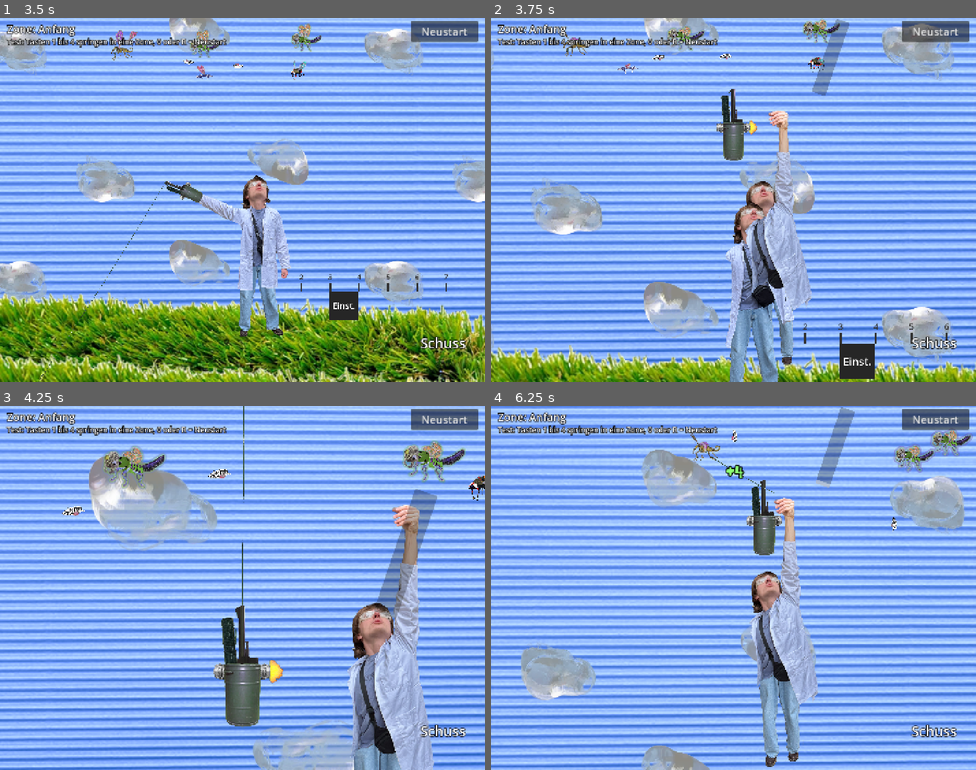
Above: before the commit, frames 1-4 (two rows, left to right).
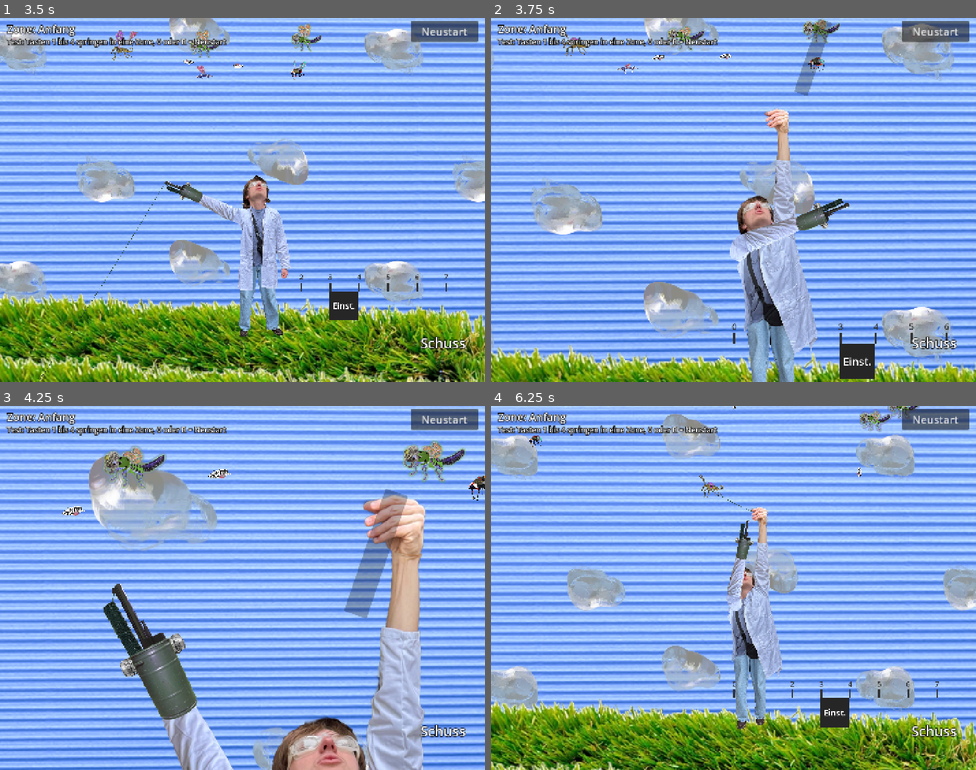
Above: after the commit, the same moments.

Repository: Philipp-Mallmann/fliegen-sind-aliens
Game: Godot game, scene res://szenen/spiel.tscn
The game is run twice, just before and just after one commit, with the same random seed, the same clock (stepped at 60 frames per second) and the same inputs.
Inputs (mouse positions are in pixels of both pictures, inside the frame that each line leads up to):
- Up to frame 1 (3.5 s): tap Enter at 0.5 s; move the mouse to (349, 181) at 0.52 s; hold D (rechts) 0.53-1.25 s; tap Space (schiessen) at 0.6, 2.1 s; click (349, 181) at 0.67 s; drag from (145, 218) to (218, 272) at 1.27 s; move the mouse to (291, 119) at 2.02 s; hold D (rechts) 2.03-2.75 s; drag from (218, 272) to (97, 145) at 2.77 s
- Up to frame 2 (3.75 s): move the mouse to (879, 254) at 3.52 s; hold A (links) from 3.53 s (still down); tap 1 at 3.6 s
- Up to frame 3 (4.25 s): keep holding A (links); tap Space (schiessen) at 3.8 s
- Up to frame 4 (6.25 s): release A (links) at 4.25 s; drag from (588, 533) to (660, 497) at 4.27 s; move the mouse to (757, 588) at 5.02 s; hold A (links) 5.03-5.75 s; tap R (neustart) at 5.1 s; click (757, 588) at 5.17 s; tap Space (schiessen) at 5.3 s; drag from (660, 497) to (636, 606) at 5.77 s

Frame 1 is identical in both runs. In frame 2, 8.8% of the frame differs, in the area x 45-74%, y 0-100%; in frame 3, 18%; in frame 4, 84%, in the area x 0-100%, y 0-100%.

Commit message:
Abheben: Draht ohne Luecke, laenger haengen ueber der Wiese, Zoom auf den Arm, Kanone kommt von unten
Co-Authored-By: Claude Fable 5.2 <noreply@anthropic.com>

Diff:
--- a/skripte/spiel.gd
+++ b/skripte/spiel.gd
@@ -26,9 +26,12 @@
 @export var koerper_einflug: float = 1600.0
 # Welcher Anteil des Absturzes fuer das Hereinkommen gebraucht wird. Genauso lang dauert am Ende das Hinausgehen.
 @export var koerper_anteil: float = 0.3
-# Wie gross der haengende Forscher im Flug ist. In der Totale ist er 0.935 gross, oben in der Ecke etwas kleiner,
-# damit der Aermel nicht ganz unten in der Ecke endet.
-@export var hand_groesse: float = 0.7
+# Wie gross der haengende Forscher im Flug ist. In der Totale ist er 0.935 gross. Im Flug ist auf seinen Arm herangezoomt:
+# Bei 1.9 sieht man nur Hand, Unterarm und ein Stueck Aermel, der Kopf liegt knapp unter dem unteren Bildrand.
+@export var hand_groesse: float = 1.9
+# Wie lange die Kanone braucht, um von unten ins Bild zu kommen, in Sekunden, und wie tief sie davor steht, in Pixeln.
+@export var kanone_dauer: float = 0.4
+@export var kanone_tiefe: float = 450.0
 
 # Die Flugkraft aller Fliegen, die oben im Faecher haengen.
 var flugkraft: int = 0
@@ -46,6 +49,10 @@
 var koerper_unten: float = 0.0
 # Die Fahrt des fallenden Forschers ins Bild und wieder hinaus. null heisst: Es gab noch keine.
 var koerperfahrt: Tween = null
+# true heisst: Die Kanone des Spiels ist von unten ins Bild gekommen. Vorher ist sie unsichtbar.
+var kanone_da: bool = false
+# Die Fahrt der Hand in die Ecke oben rechts. null heisst: Es gab noch keine.
+var einzug: Tween = null
 
 
 func _ready() -> void:
@@ -70,6 +77,10 @@
 
 
 func _process(delta: float) -> void:
+	# Die Fahrt der Hand wird hier von Hand weitergestellt (wie der Ablauf in start_totale.gd): Dieses Skript
+	# ist als erstes dran, also stehen Hand und Nadel schon richtig, wenn die Nadel danach ihren Draht spannt.
+	if einzug != null and einzug.is_valid():
+		einzug.custom_step(delta)
 	if wackel_zeit > 0.0:
 		wackel_zeit -= delta
 		$Kanone/Kamera.position = Vector2(randf_range(-1.0, 1.0), randf_range(-1.0, 1.0)) * wackel_staerke
@@ -85,35 +96,49 @@
 	wackel_zeit = dauer
 
 
-# Das Ende der Totale: Die Figur gibt ab, ab jetzt faehrt und schiesst die Kanone, und die Hindernisse kommen.
-func losgehen() -> void:
-	$Kanone/Figur.ausschalten()
-	$Kanone/Arm.visible = true
+# Das Ende der Totale: Die Kamera faehrt nach oben und zoomt auf den Arm des haengenden Forschers.
+# Sein Kanonenarm schwenkt dabei weg. Erst wenn die Hand oben rechts sitzt, kommt die Kanone des Spiels von unten.
+# nadel ist die Nadel mit der ersten Fliege. null heisst: Es gibt keine (Testsprung).
+func losgehen(nadel: Node2D = null) -> void:
 	$Kanone/RechteHand.visible = true
-	$Kanone.set_process(true)
-	$Hindernisse.set_process(true)
 	$Musik.laut()
-	hand_in_die_ecke()
-
-
-# Waehrend die Kamera nach oben faehrt und heranzoomt, gleitet die Hand mit dem Forscher in die Ecke oben rechts
-# (an den Griff, wo die Faeden haengen) und wird dabei etwas kleiner. Der Koerper haengt darunter und verlaesst das Bild.
-func hand_in_die_ecke() -> void:
+	$Kanone/Figur.wegschwenken(steigdauer)
 	var haenger: Node2D = $Kanone/Haenger
 	haenger.visible = true
 	if not haenger.pendelt:
 		haenger.anstossen()
-	var hand: Tween = create_tween()
-	hand.set_parallel(true)
-	hand.tween_property(haenger, "position", $Kanone/Griff.position, steigdauer)
-	hand.tween_property(haenger.get_node("Inhalt"), "scale", Vector2.ONE * hand_groesse, steigdauer)
+	# Die Hand gleitet an den Griff oben rechts (dort haengen die Faeden), und der Forscher wird so gross,
+	# dass nur noch sein Arm im Bild ist. Das dauert so lange wie die Kamerafahrt.
+	einzug = create_tween()
+	einzug.pause()
+	einzug.tween_property(haenger, "position", $Kanone/Griff.position, steigdauer)
+	einzug.parallel().tween_property(haenger.get_node("Inhalt"), "scale", Vector2.ONE * hand_groesse, steigdauer)
+	if nadel != null:
+		$Kanone/Uebergabe.erste(nadel, einzug, steigdauer)
+	einzug.tween_callback(kanone_kommt)
+
+
+# Die Hand sitzt: Der Kanonenarm der Figur ist weg, die Kanone des Spiels kommt von unten in die Mitte.
+func kanone_kommt() -> void:
+	$Kanone/Figur.ausschalten()
+	kanone_da = true
+	$Kanone/Arm.position.y = kanone_tiefe
+	$Kanone/Arm.visible = true
+	var hoch: Tween = create_tween()
+	hoch.tween_property($Kanone/Arm, "position:y", 0.0, kanone_dauer)
+	hoch.tween_callback(spielen)
+
+
+# Die Kanone steht: Ab jetzt faehrt und schiesst sie, und die Hindernisse kommen.
+func spielen() -> void:
+	$Kanone.set_process(true)
+	$Hindernisse.set_process(true)
 
 
 # Wird von der Figur gerufen, wenn die Einstiegs-Sequenz nach dem ersten Treffer vorbei ist. Mit dabei: die Nadel mit der Fliege.
 # Ihr Draht steckt schon in der Hand des Forschers (start_totale.gd, in_der_hand).
 func erster_fang(nadel: Node2D) -> void:
-	losgehen()
-	$Kanone/Uebergabe.starten(nadel)
+	losgehen(nadel)
 
 
 func fliege_zaehlen(dazu: int) -> void:
@@ -219,7 +244,8 @@
 	$Kanone/Aufstehen.stop()
 	$Kanone/Aufstehen.visible = false
 	$Kanone/Figur.visible = true
-	$Kanone/Arm.visible = true
+	# Die Kanone gibt es erst, wenn sie nach dem ersten Fang von unten gekommen ist.
+	$Kanone/Arm.visible = kanone_da
 	$Bedienung/Absturz.visible = false
 	# Nach dem ersten Treffer haengt der Forscher wieder an der Hand (beim ersten Fang macht das hand_in_die_ecke).
 	if not $Kanone/Figur.aktiv:
--- a/skripte/start_totale.gd
+++ b/skripte/start_totale.gd
@@ -20,17 +20,20 @@
 @export var kippwinkel: float = 20.0
 # Wie schnell sie kippt, in Grad pro Sekunde.
 @export var kipptempo: float = 80.0
-# Wie lange die Figur nach dem ersten Treffer braucht, um den Arm gerade nach oben zu nehmen, in Sekunden.
-# Danach beginnt sofort das Spiel mit Steigen und Zoom.
+# Wie lange die Figur nach dem ersten Treffer braucht, um ein Stueck abzuheben, in Sekunden.
 @export var einstieg_dauer: float = 0.3
 # Wie hoch die Figur dabei schon abhebt, in Pixeln. 132 ist eine Kopfhoehe.
 @export var abheben: float = 132.0
 # Der Forscher, der am Draht haengt (haengen.gd). Er ersetzt beim ersten Treffer den stehenden Koerper.
 @export var haenger: Node2D
-# Wie lange der Kanonenarm braucht, um den Draht in die Hand zu schwenken, in Sekunden.
+# Wie lange der Kanonenarm braucht, um mit dem Draht zur Hand zu schwenken, in Sekunden.
 @export var schwenk_dauer: float = 0.45
-# Wie weit der Arm dabei ueber die Richtung zur Hand hinaus nach rechts geht, in Grad.
-@export var schwenk_extra: float = 10.0
+# Wie lange der Draht braucht, um von der Kanonenspitze in die Hand zu gleiten, in Sekunden.
+@export var gleit_dauer: float = 0.2
+# Wie lange der Forscher danach noch ganz zu sehen ist, ueber der Wiese haengend, bevor die Kamera heranfaehrt, in Sekunden.
+@export var halte_dauer: float = 0.7
+# Wie weit der Kanonenarm beim Heranfahren nach links unten wegschwenkt, in Grad.
+@export var wegschwenk_winkel: float = 160.0
 
 # true heisst: Man steuert die Figur. false ab dem ersten Treffer.
 var aktiv: bool = true
@@ -48,6 +51,12 @@
 var relativ: Transform2D = Transform2D.IDENTITY
 # Wo die Figur am Anfang steht. Dorthin kommt sie zurueck, wenn sie nicht mehr mitpendelt.
 var start_lage: Transform2D = Transform2D.IDENTITY
+# true heisst: Der Draht haengt noch an der Kanone oder gleitet gerade in die Hand. Dann wird sein Ende in jedem Bild neu gesetzt.
+var haelt_draht: bool = false
+# Wo das Drahtende gerade ist: 0 heisst an der Kanonenspitze, 1 heisst in der Hand, dazwischen unterwegs.
+var halt: float = 0.0
+# Der Ablauf nach dem ersten Treffer. null heisst: Es gab noch keinen.
+var ablauf: Tween = null
 
 
 # Setzt den Arm an den Koerper. Zwei Marker sagen, wo: Schulterpunkt liegt auf dem Koerper an der Schulter,
@@ -64,9 +73,21 @@
 
 
 func _process(delta: float) -> void:
+	# Der Ablauf wird hier von Hand weitergestellt und nicht von Godot selbst. Godot wuerde ihn erst nach allen
+	# _process-Funktionen weiterstellen: Dann waere der Arm schon weiter als der Draht, und man saehe eine Luecke.
+	if ablauf != null and ablauf.is_valid():
+		ablauf.custom_step(delta)
 	# Haengt der Forscher, sitzt die Figur (mit dem Kanonenarm) immer gleich zu ihm und pendelt so mit.
 	if folgt:
 		global_transform = haenger.get_node("Inhalt").global_transform * relativ
+	# Das Drahtende sitzt genau an der Kanonenspitze oder auf dem Weg von dort in die Hand.
+	# Dort, wo der Draht gehalten wird, ist auch der Punkt, um den der Forscher pendelt.
+	if haelt_draht:
+		var spitze: Vector2 = $Schulter/Armbild/Bild/Spitze.global_position
+		var hand: Vector2 = haenger.get_node("Inhalt").global_position
+		var ort: Vector2 = spitze.lerp(hand, halt)
+		kanone.get_node("Fadenpunkt").global_position = ort
+		haenger.drehpunkt_setzen(ort)
 	if not aktiv or wand_offen:
 		return
 	kippen(delta)
@@ -114,53 +135,68 @@
 	erste_nadel = nadel
 	kanone.steigt = true
 	erzeuger.schwarm_aufloesen()
-	var ablauf: Tween = create_tween()
-	ablauf.tween_property(kanone, "position:y", -abheben, einstieg_dauer)
-	ablauf.parallel().tween_property(self, "rotation_degrees", 0.0, einstieg_dauer)
-	ablauf.parallel().tween_property($Schulter, "rotation", 0.0, einstieg_dauer)
-	ablauf.parallel().tween_property(nadel, "rotation", 0.0, einstieg_dauer)
-	ablauf.tween_callback(anhaengen)
-
-
-# Der stehende Koerper wird zum haengenden Forscher. Erst pendelt er um die Kanonenspitze, an der der Draht haengt.
-# Dann schwenkt der Arm nach rechts, der Draht gleitet zwischen Daumen und Finger, und ab da pendelt er um die Hand.
+	# Der Koerper steht ab jetzt gerade. Der Arm behaelt dabei seine Richtung.
+	$Schulter.rotation += rotation
+	rotation = 0.0
+	anhaengen()
+
+
+# Der stehende Koerper wird zum haengenden Forscher, er hebt ein Stueck ab und pendelt.
+# Der Draht bleibt an der Kanonenspitze, waehrend der Arm zur Hand schwenkt. Dann gleitet er in die Hand.
+# Danach haengt der Forscher noch kurz ueber der Wiese, erst dann beginnt das Spiel.
 func anhaengen() -> void:
 	$Koerper.visible = false
 	$Gesicht.visible = false
 	haenger.visible = true
 	relativ = haenger.get_node("Inhalt").global_transform.affine_inverse() * global_transform
 	folgt = true
-	var spitze: Node2D = $Schulter/Armbild/Bild/Spitze
-	var griff: Vector2 = haenger.get_node("Inhalt").global_position
-	haenger.drehpunkt_setzen(spitze.global_position)
+	halt = 0.0
+	haelt_draht = true
+	erste_nadel.anker = kanone.get_node("Fadenpunkt")
 	haenger.anstossen()
-	# Der Draht haengt an einem Punkt, der von der Spitze in die Hand wandert.
-	var faden: Node2D = kanone.get_node("Fadenpunkt")
-	faden.global_position = spitze.global_position
-	erste_nadel.anker = faden
-	var zur_hand: Vector2 = griff - $Schulter.global_position
-	var ziel_winkel: float = zur_hand.angle() + PI / 2.0 + deg_to_rad(schwenk_extra)
-	var schwenk: Tween = create_tween()
-	schwenk.tween_property($Schulter, "rotation", ziel_winkel, schwenk_dauer)
-	schwenk.parallel().tween_property(faden, "global_position", griff, schwenk_dauer)
-	schwenk.tween_callback(in_der_hand)
+	# Die Richtung von der Schulter zur Hand, gemessen in der Figur. Die Figur pendelt mit, darum bleibt sie gleich.
+	var zur_hand: Vector2 = to_local(haenger.get_node("Inhalt").global_position) - $Schulter.position
+	var ziel_winkel: float = $Schulter.rotation + wrapf(zur_hand.angle() + PI / 2.0 - $Schulter.rotation, -PI, PI)
+	ablauf = create_tween()
+	ablauf.pause()
+	ablauf.tween_property($Schulter, "rotation", ziel_winkel, schwenk_dauer)
+	ablauf.parallel().tween_property(kanone, "position:y", -abheben, einstieg_dauer)
+	ablauf.parallel().tween_property(erste_nadel, "rotation", 0.0, einstieg_dauer)
+	ablauf.tween_property(self, "halt", 1.0, gleit_dauer)
+	ablauf.tween_callback(in_der_hand)
+	ablauf.tween_interval(halte_dauer)
+	ablauf.tween_callback(sequenz_fertig)
 
 
 # Der Draht steckt in der Hand: Ab jetzt ist die Hand der Drehpunkt, und der Draht haengt am Forscher.
 func in_der_hand() -> void:
+	haelt_draht = false
 	haenger.drehpunkt_setzen(haenger.get_node("Inhalt").global_position)
 	erste_nadel.anker = haenger
-	sequenz_fertig()
 
 
 func sequenz_fertig() -> void:
 	spielstart.emit(erste_nadel)
 
 
-# Wird von spiel.gd gerufen, wenn das Spiel beginnt: Ihr Arm mit der Kanone verschwindet, sie pendelt nicht mehr mit.
-# An ihrer Stelle sieht man ab jetzt die Kanone des Spiels und den haengenden Forscher.
+# Wird von spiel.gd gerufen, wenn die Kamera heranfaehrt: Der Arm mit der Kanone schwenkt im Bogen nach links unten
+# und verlaesst so das Bild. Die Figur pendelt dabei weiter mit dem Forscher mit.
+func wegschwenken(dauer: float) -> void:
+	aktiv = false
+	$Koerper.visible = false
+	$Gesicht.visible = false
+	if not folgt:
+		relativ = haenger.get_node("Inhalt").global_transform.affine_inverse() * global_transform
+		folgt = true
+	var schwenk: Tween = create_tween()
+	schwenk.tween_property($Schulter, "rotation", $Schulter.rotation - deg_to_rad(wegschwenk_winkel), dauer)
+
+
+# Wird von spiel.gd gerufen, wenn die Kamera angekommen ist: Der Arm mit der Kanone verschwindet, die Figur pendelt nicht mehr mit.
+# Ab jetzt sieht man die Kanone des Spiels und die Hand des haengenden Forschers.
 func ausschalten() -> void:
 	aktiv = false
 	folgt = false
+	haelt_draht = false
 	transform = start_lage
 	$Schulter.visible = false
--- a/skripte/uebergabe.gd
+++ b/skripte/uebergabe.gd
@@ -34,6 +34,26 @@
 		uebergeben()
 
 
+# Der erste Fang aus der Totale: Der Draht steckt schon in der Hand des Forschers, die Kanone faehrt nicht hinueber.
+# Die Nadel gleitet nur an ihren Platz im Faecher. Das wird an die Fahrt der Hand (fahrt, aus spiel.gd) angehaengt,
+# damit Nadel, Hand und Draht im selben Bild zusammenpassen.
+func erste(nadel: Node2D, fahrt: Tween, fahrzeit: float) -> void:
+	nadel.reparent(faecher)
+	gefangen.emit(nadel.flugkraft())
+	get_tree().call_group("punktanzeige", "gefangen", nadel)
+	faecher.aufnehmen(nadel)
+	fahrt.parallel().tween_property(nadel, "position", faecher.platz(nadel), fahrzeit)
+	fahrt.parallel().tween_property(nadel, "scale", Vector2.ONE * faecher.groesse(), fahrzeit)
+	fahrt.tween_callback(erste_haengt.bind(nadel))
+
+
+# Die erste Nadel ist an ihrem Platz: Sie haengt jetzt wie alle anderen am Griff.
+func erste_haengt(nadel: Node2D) -> void:
+	if is_instance_valid(nadel):
+		nadel.haengt = true
+		nadel.anker = griff
+
+
 func uebergeben() -> void:
 	laeuft = true
 	while warteschlange.size() > 0:
--- a/szenen/spiel.tscn
+++ b/szenen/spiel.tscn
@@ -556,9 +556,9 @@
 
 [node name="RechteHand" type="ColorRect" parent="Kanone" unique_id=2088670462]
 z_index = 2
-offset_left = 560.0
+offset_left = 460.0
 offset_top = -700.0
-offset_right = 680.0
+offset_right = 580.0
 offset_bottom = -620.0
 color = Color(0.6, 0.6, 0.6, 0)
 
@@ -575,19 +575,19 @@
 
 [node name="Stichstelle" type="ReferenceRect" parent="Kanone/RechteHand" unique_id=674756912]
 layout_mode = 0
-offset_left = -100.0
-offset_top = 150.0
-offset_right = -40.0
-offset_bottom = 350.0
+offset_left = 140.0
+offset_top = 170.0
+offset_right = 200.0
+offset_bottom = 370.0
 mouse_filter = 2
 border_color = Color(1, 0.2, 0.2, 1)
 border_width = 3.0
 
 [node name="Griff" type="Marker2D" parent="Kanone" unique_id=1784918379]
-position = Vector2(620, -700)
+position = Vector2(520, -700)
 
 [node name="Fadenpunkt" type="Marker2D" parent="Kanone" unique_id=441611]
-position = Vector2(620, -700)
+position = Vector2(520, -700)
 
 [node name="Faecher" type="Node2D" parent="Kanone" unique_id=1952737731]
 position = Vector2(0, -940)
Not shown, changed: ERKLAERUNG.md
